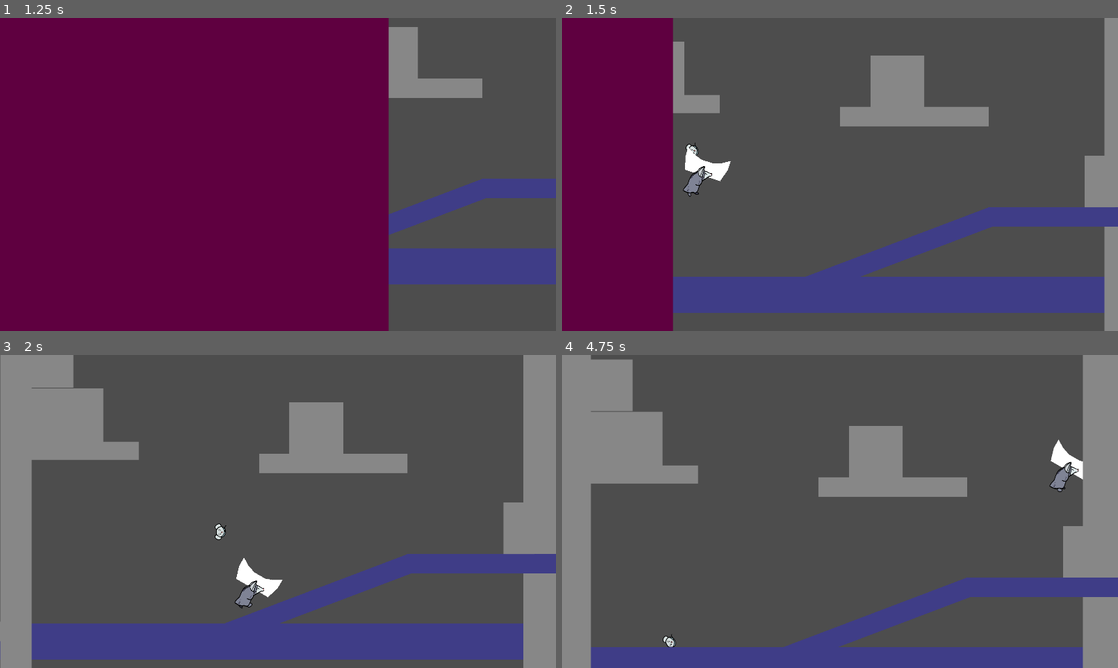
Above: before the commit, frames 1-4 (two rows, left to right).
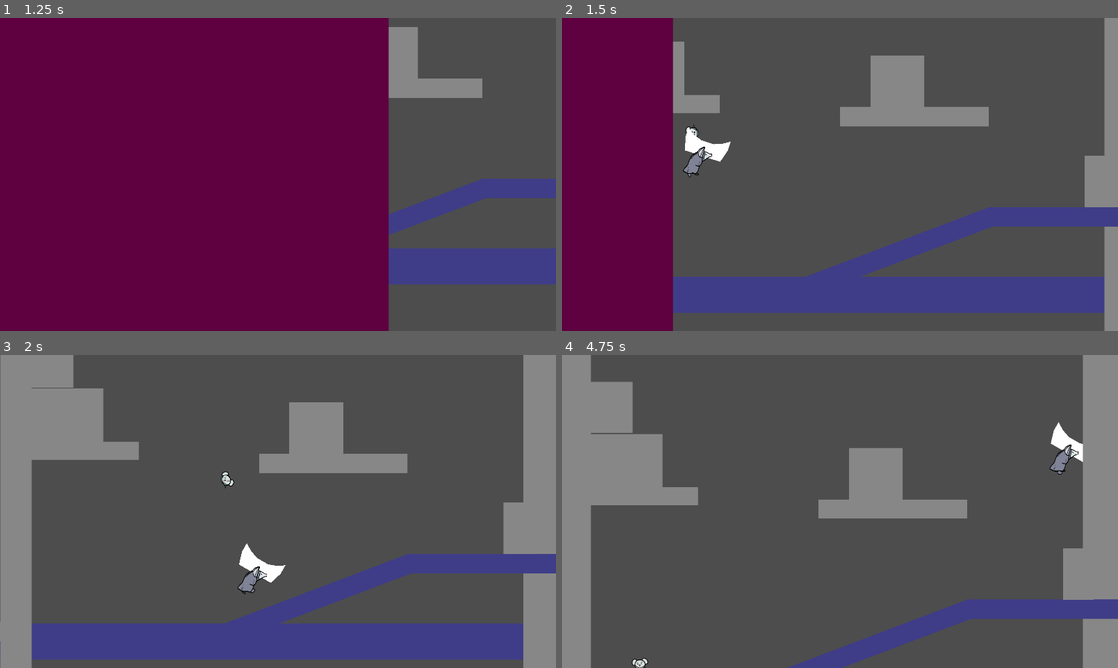
Above: after the commit, the same moments.

Repository: karasikrus/sib_jam_2023
Game: Godot game, scene res://scenes/menu/main_menu.tscn
The game is run twice, just before and just after one commit, with the same random seed, the same clock (stepped at 60 frames per second) and the same inputs.
Inputs:
- Up to frame 1 (1.25 s): click "Play" at 0.5 s
- Up to frame 2 (1.5 s): hold Right (ui_right) from 1.28 s (still down); hold Space (jump) from 1.28 s (still down)
- Up to frame 3 (2 s): keep holding Right (ui_right); keep holding Space (jump)
- Up to frame 4 (4.75 s): release Space (jump) at 2.03 s; tap Space (jump) at 2.1, 2.27, 2.57, 3.6, 3.77, 4.07 s; release Right (ui_right) at 2.78 s; hold Left (ui_left) 2.78-3.53 s; hold Space (jump) 2.78-3.53 s; hold Right (ui_right) from 3.53 s (still down); hold Space (jump) from 4.28 s (still down)

Frame 1 is identical in both runs. In frame 2, 1.0% of the frame differs, in the area x 21-31%, y 34-58%; in frame 3, 1.0%; in frame 4, 19%, in the area x 5-100%, y 1-100%.

Commit message:
player sounds

Diff:
--- a/scenes/balance_proto/balance_player/balance_player.gd
+++ b/scenes/balance_proto/balance_player/balance_player.gd
@@ -32,7 +32,10 @@
 # ------------- #
 
 # JUMP VARAIABLES ------------------- #
-@export var jump_force : float = 1400
+var jump_force : float = 1400
+@export var default_jump_force : float = 1400
+@export var powerful_jump_force : float = 1400 * 3
+
 @export var jump_cut : float = 0.25
 @export var jump_gravity_max : float = 500
 @export var jump_hang_treshold : float = 2.0
@@ -44,6 +47,7 @@
 var jump_coyote_timer : float = 0
 var jump_buffer_timer : float = 0
 var is_jumping := false
+var was_near_floor := false
 # ----------------------------------- #
 @onready var area_2d = $Area2D
 @onready var board_top_location = $BoardTopLocation
@@ -52,7 +56,11 @@
 @onready var ray_cast_2d_3 = $BottomRays/RayCast2D3
 @onready var animation_player = $AnimationPlayer
 @onready var sprite = $Sprite
+# AUDIO ----------------------------- # ice ray casts
 @onready var steps_audio_player = $StepsAudioPlayer as RandomAudioStreamPlayer
+@onready var jump_audio_stream_player = $JumpAudioStreamPlayer as RandomAudioStreamPlayer
+@onready var landing_audio_stream_player = $LandingAudioStreamPlayer as RandomAudioStreamPlayer
+
 # ----------------------------------- # ice ray casts
 @onready var ice_ray_1 = $BottomRays/IceRays/IceRay1
 @onready var ice_ray_2 = $BottomRays/IceRays/IceRay2
@@ -103,6 +111,13 @@
 
 	timers(delta)
 	move_and_slide()
+	check_landing()
+
+
+func check_landing():
+	if !was_near_floor && is_near_floor():
+		landing_audio_stream_player.play_random()
+	was_near_floor = is_near_floor()
 
 
 func x_movement(delta: float) -> void:
@@ -150,6 +165,7 @@
 	# Jump if grounded, there is jump input, and we aren't jumping already
 	if jump_coyote_timer > 0 and jump_buffer_timer > 0 and not is_jumping:
 		is_jumping = true
+		jump_audio_stream_player.play_random()
 		jump_coyote_timer = 0
 		jump_buffer_timer = 0
 		# If falling, account for that lost speed
--- a/scenes/balance_proto/balance_player/balance_player.tscn
+++ b/scenes/balance_proto/balance_player/balance_player.tscn
@@ -1,13 +1,16 @@
-[gd_scene load_steps=15 format=3 uid="uid://df04pm6gl16en"]
+[gd_scene load_steps=18 format=3 uid="uid://df04pm6gl16en"]
 
 [ext_resource type="Script" path="res://scenes/balance_proto/balance_player/balance_player.gd" id="1_lpjci"]
 [ext_resource type="PackedScene" uid="uid://cxj01n3rwt06y" path="res://scenes/balance_proto/balance_board/balance_board.tscn" id="2_1nu8q"]
 [ext_resource type="Texture2D" uid="uid://w7x1tv34quf4" path="res://scenes/balance_proto/balance_player/sprites/idle_itch.png" id="3_jcsm7"]
 [ext_resource type="Texture2D" uid="uid://cwcy7mc2e6d50" path="res://scenes/balance_proto/balance_player/sprites/walk.png" id="3_wjcf5"]
 [ext_resource type="PackedScene" uid="uid://ba6iajnpkoore" path="res://scenes/random_audio_stream_player/random_audio_stream_player.tscn" id="5_0jrup"]
-[ext_resource type="AudioStream" uid="uid://6u1jqnxnrtn5" path="res://sounds/Step_1.wav" id="5_lyw42"]
-[ext_resource type="AudioStream" uid="uid://p6774ryxsuxa" path="res://sounds/Step_2.wav" id="7_svm26"]
-[ext_resource type="AudioStream" uid="uid://dtv2q4uqql1vl" path="res://sounds/Step_3.wav" id="8_u0dva"]
+[ext_resource type="AudioStream" uid="uid://b63f14hpyp1rh" path="res://sounds/steps/StepV2_1.wav" id="6_00h1i"]
+[ext_resource type="AudioStream" uid="uid://bjuqa7pxby2o3" path="res://sounds/steps/StepV2_2.wav" id="7_umasf"]
+[ext_resource type="AudioStream" uid="uid://dgsobs4k75hg0" path="res://sounds/steps/StepV2_3.wav" id="8_45nvk"]
+[ext_resource type="AudioStream" uid="uid://b15jsmpwmryok" path="res://sounds/steps/StepV2_4.wav" id="9_3y4qs"]
+[ext_resource type="AudioStream" uid="uid://cqp5kbc67f8hi" path="res://sounds/jump/Jump.wav" id="10_0xv5t"]
+[ext_resource type="AudioStream" uid="uid://6hvkgtyr6373" path="res://sounds/landing/Landing.wav" id="11_xp3kf"]
 
 [sub_resource type="Animation" id="Animation_3o8s8"]
 resource_name = "walk"
@@ -193,7 +196,7 @@
 [node name="BottomRays" type="Node2D" parent="."]
 
 [node name="RayCast2D" type="RayCast2D" parent="BottomRays"]
-position = Vector2(0, 12)
+position = Vector2(0, 14)
 target_position = Vector2(0, 5)
 collision_mask = 2
 
@@ -222,4 +225,10 @@
 collision_mask = 2048
 
 [node name="StepsAudioPlayer" parent="." instance=ExtResource("5_0jrup")]
-audio_streams = Array[AudioStream]([ExtResource("5_lyw42"), ExtResource("7_svm26"), ExtResource("8_u0dva")])
+audio_streams = Array[AudioStream]([ExtResource("6_00h1i"), ExtResource("7_umasf"), ExtResource("8_45nvk"), ExtResource("9_3y4qs")])
+
+[node name="JumpAudioStreamPlayer" parent="." instance=ExtResource("5_0jrup")]
+audio_streams = Array[AudioStream]([ExtResource("10_0xv5t")])
+
+[node name="LandingAudioStreamPlayer" parent="." instance=ExtResource("5_0jrup")]
+audio_streams = Array[AudioStream]([ExtResource("11_xp3kf")])
--- a/scenes/balance_proto/balance_proto_2.tscn
+++ b/scenes/balance_proto/balance_proto_2.tscn
@@ -15,7 +15,6 @@
 [node name="BalancePlayer" parent="." instance=ExtResource("2_26kko")]
 position = Vector2(199, 517)
 scale = Vector2(2, 2)
-jump_force = 1200.0
 
 [node name="Camera2D" type="Camera2D" parent="BalancePlayer"]
 scale = Vector2(0.5, 0.5)
Not shown, added: sounds/jump/Jump.wav.import
Not shown, added: sounds/landing/Landing.wav.import
Not shown, added: sounds/steps/StepV2_1.wav.import
Not shown, added: sounds/steps/StepV2_2.wav.import
Not shown, added: sounds/steps/StepV2_3.wav.import
Not shown, added: sounds/steps/StepV2_4.wav.import
Not shown, added: sounds/jump/Jump.wav
Not shown, added: sounds/landing/Landing.wav
Not shown, added: sounds/steps/StepV2_1.wav
Not shown, added: sounds/steps/StepV2_2.wav
Not shown, added: sounds/steps/StepV2_3.wav
Not shown, added: sounds/steps/StepV2_4.wav
